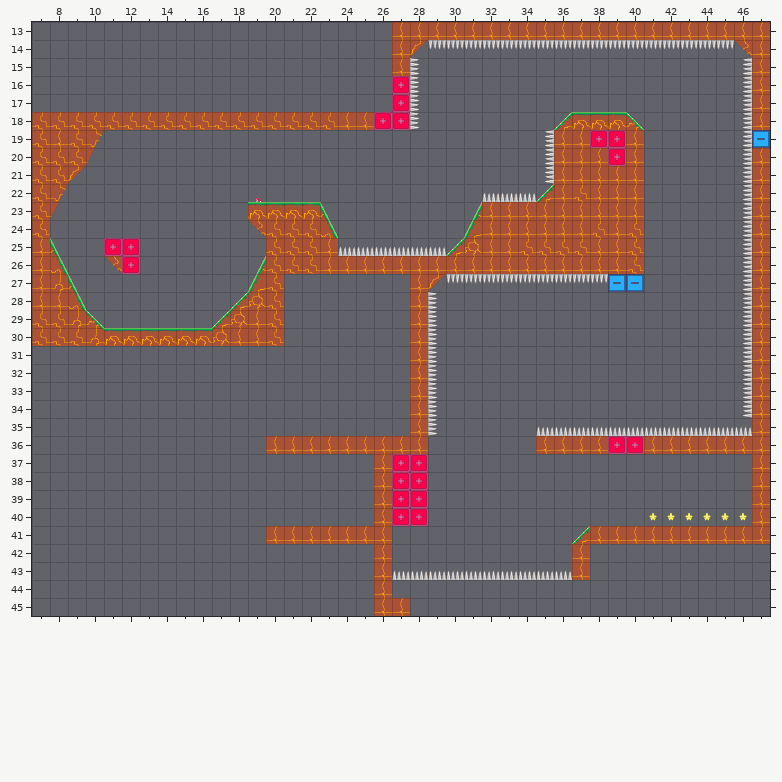
Level history. Tiled map (JSON): assets/levels/018.json. The first picture shows the starting point.
Cells are 32x32 px. Shown: x 7..47, y 13..45.
The same view after the edit:
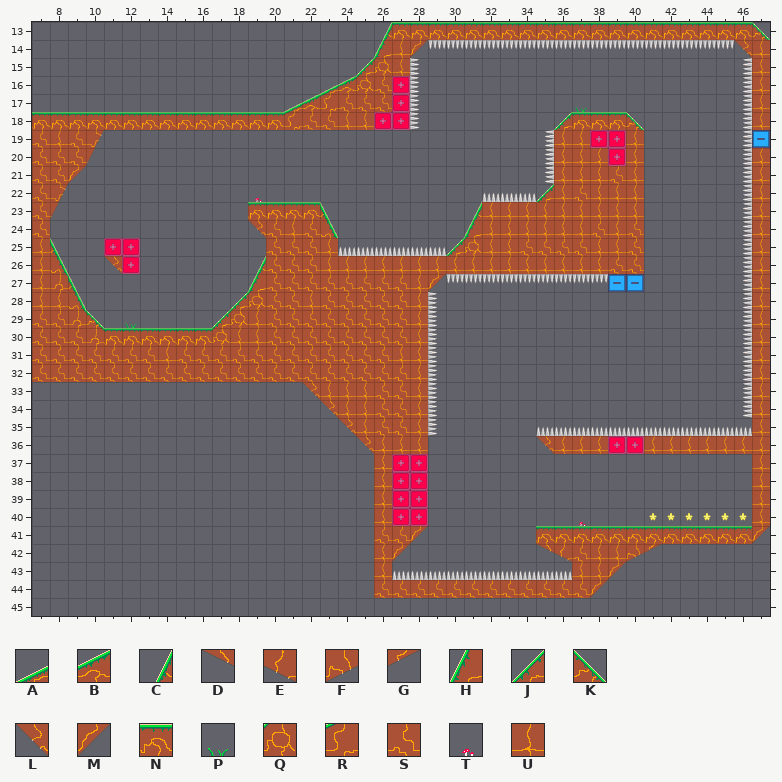
Key: from "tileset": A 0, B 1, C 4, D 6, E 7, F 8, G 9, H 10, J 14, K 15, L 20, M 21, N 25, P 27, Q 28, R 29, S 32, T 35, U 36.
_ is an empty cell, . an unchanged one.
Edits made:
--- layer "tiles"
@@ x 7..47 @@
-13 ..................._UUUUUUUUUUUUUUUUUUUUU
-14 ..................._.....................
-15 ..................__.....................
-16 ................____.....................
-17 ..............______.........._..........
-18 SSSSSSSSSSSSSSS..........................
+13 ...................CNNNNNNNNNNNNNNNNNNNNK
+14 ...................H.....................
+15 ..................JQ.....................
+16 ................ABQS.....................
+17 ..............ABRSSS..........P..........
+18 NNNNNNNNNNNNNNR..........................
@@ x 39..39 @@
-21 U
+21 S
@@ x 21..21 @@
-24 S
+24 U
@@ x 7..39 @@
-26 ................................U
-27 .............._______............
-28 .............._______............
-29 ....._........_______............
-30 .............._______............
-31 _____________________............
-32 _____________________............
-33 ...............______............
-34 ................_____............
-35 .................____............
-36 .............UUUUUU.........U....
+26 ................................S
+27 ..............SSSSSSS............
+28 ..............SUSSSSS............
+29 .....P........SSSSSSS............
+30 ..............SSSSSSS............
+31 SSSSSSSUSSSSSSSSSSSSU............
+32 SSSSSSSSSSSSSSSSSSSSS............
+33 ...............LUUUSS............
+34 ................LUUSS............
+35 .................LUSS............
+36 ............._____L.........L....
@@ x 20..47 @@
-40 ................._..........
-41 UUUUUUU__......__JUUUUUUUUUU
-42 ......._.......__U____......
-43 ..................__........
-44 ......U____________.........
-45 ......UU....................
+40 .................T..........
+41 ______SSM......NNNNNNNNNNNNM
+42 .......M.......DESUUFG......
+43 ..................UM........
+44 ......SSSSSSSSSSSSM.........
+45 ......__....................
